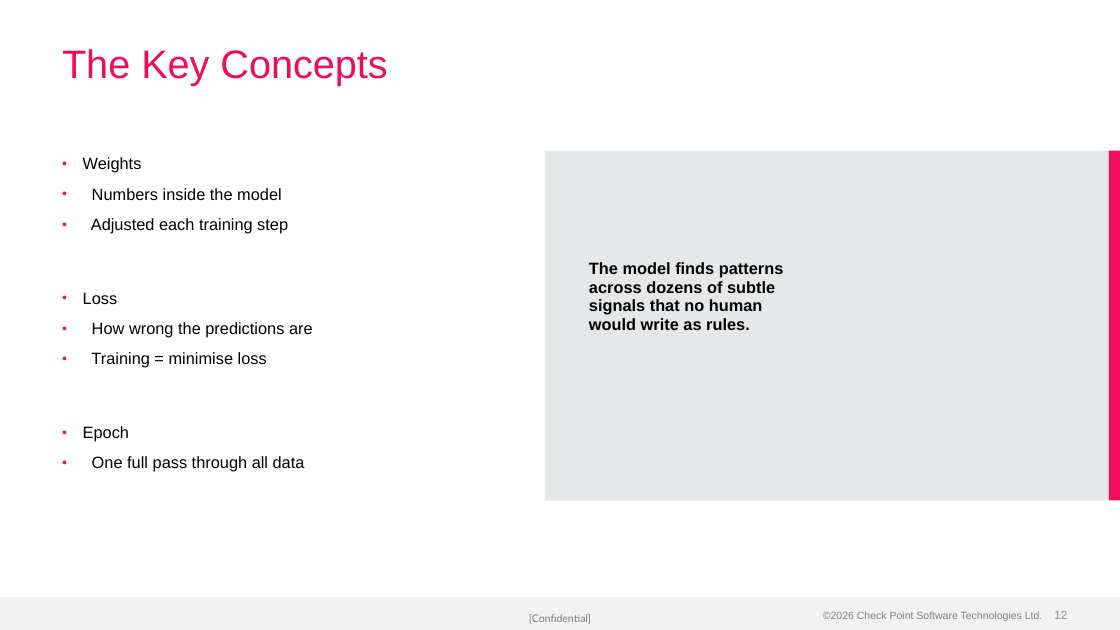
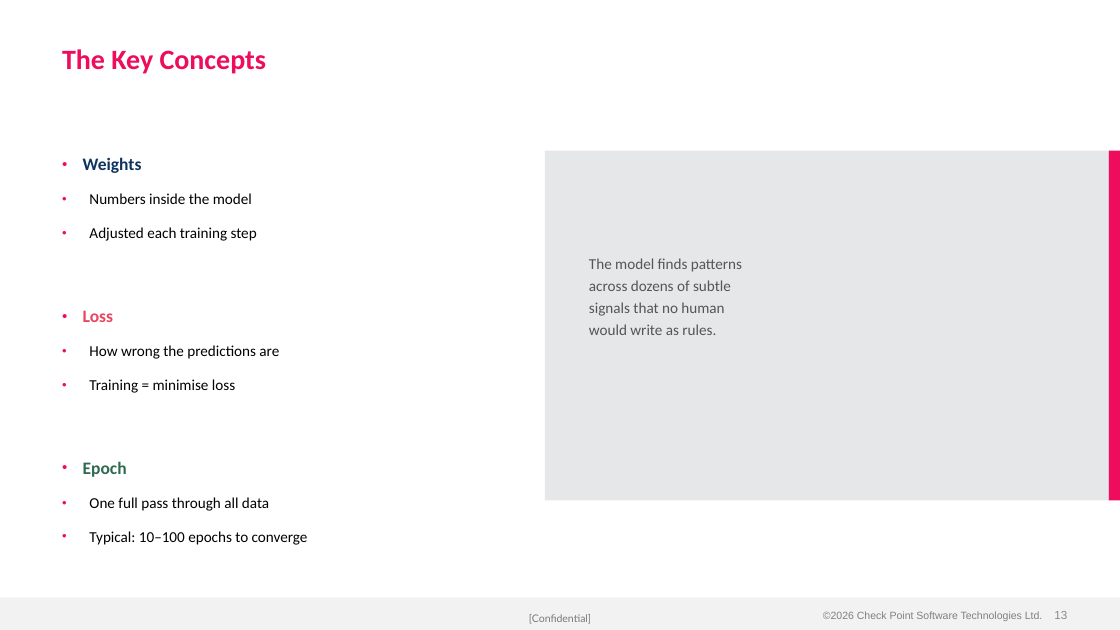
Before and after one commit to alshawwaf/ai-basic-training, a slide deck: slide 13 of stage1_classic_ml/01_what_is_ml/Lecture-1-What-is-ML.pptx (slide 12 before the commit). Drawn at 1120x630 pixels with LibreOffice and Linux fonts; fonts in the diff are those of the drawing; background and template pictures are left out. Boxes give left, top, right and bottom in pixels: in the first picture for what was removed or moved away, otherwise in the second. Text is boxed around its words. In the diff, an @@ line names an element or a change of style, - is before the commit and + after.

Commit message:
Apply Calibri font and bold headers to all 17 lectures; improve Lecture 1
- All lectures: switched every text run to Calibri, made slide titles bold
- Lecture 1: rebuilt with 29 slides (was 28), 14 images (was 13)
  - Added new Real-World Example slide (phishing URL detection pipeline)
  - Improved vocabulary slide with bold term/definition formatting
  - Better bullet hierarchy with colour-coded categories
  - All matplotlib charts regenerated with Calibri labels

```diff
--- a/stage1_classic_ml/01_what_is_ml/Lecture-1-What-is-ML.pptx
+++ b/stage1_classic_ml/01_what_is_ml/Lecture-1-What-is-ML.pptx
@@ title "The Key Concepts" at (62, 49, 266, 74): size 34 to 24 pt, font Arial to Calibri, bold on @@
@@ text at (83, 157, 279, 511): size 14 to 15 pt, bold on in "Weights", "Loss", "Epoch"; font Arial to Calibri in "Weights", "Numbers inside the model", "Adjusted each training step", "Loss" and 4 more places; text colour #000000 to #0F3460 in "Weights"; size 14 to 13 pt in "Numbers inside the model", "Adjusted each training step", "How wrong the predictions are", "Training = minimise loss" and 1 more places; text colour #000000 to #E94560 in "Loss"; text colour #000000 to #2D6A4F in "Epoch"; more space between paragraphs @@
@@ text "The model finds patterns" at (589, 258, 742, 335): size 14 to 13 pt, font Arial to Calibri, text colour #000000 to #555555, bold off; more space between paragraphs @@
@@ text at (89, 531, 308, 545): paragraph added @@
+• Typical: 10–100 epochs to converge
```
Also in this commit, not shown: 27 other slides changed, 1 slide added, 16 other files.
